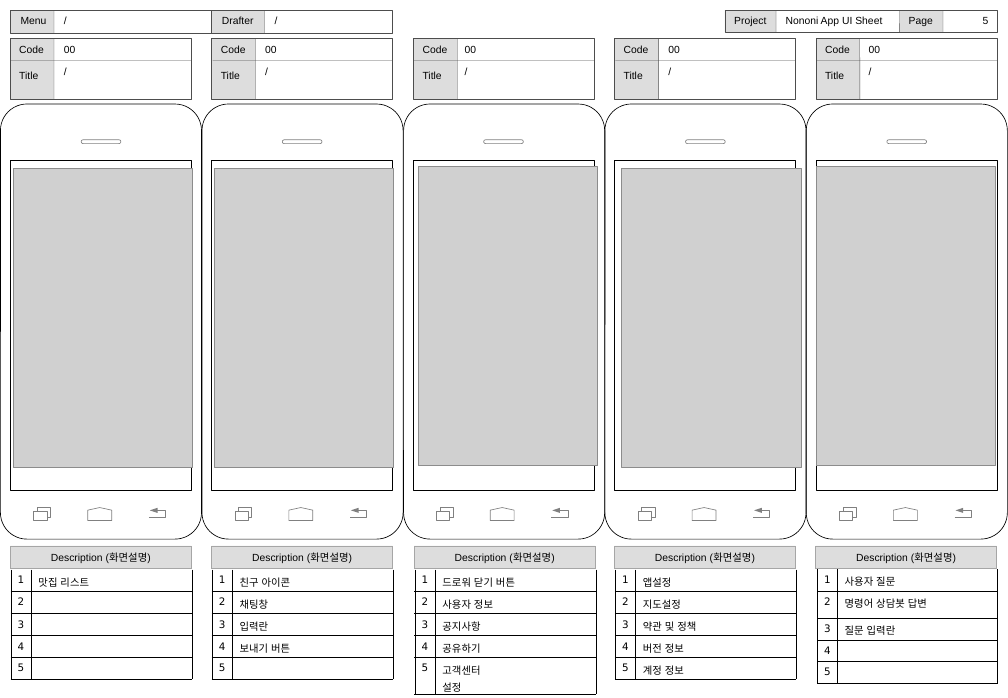
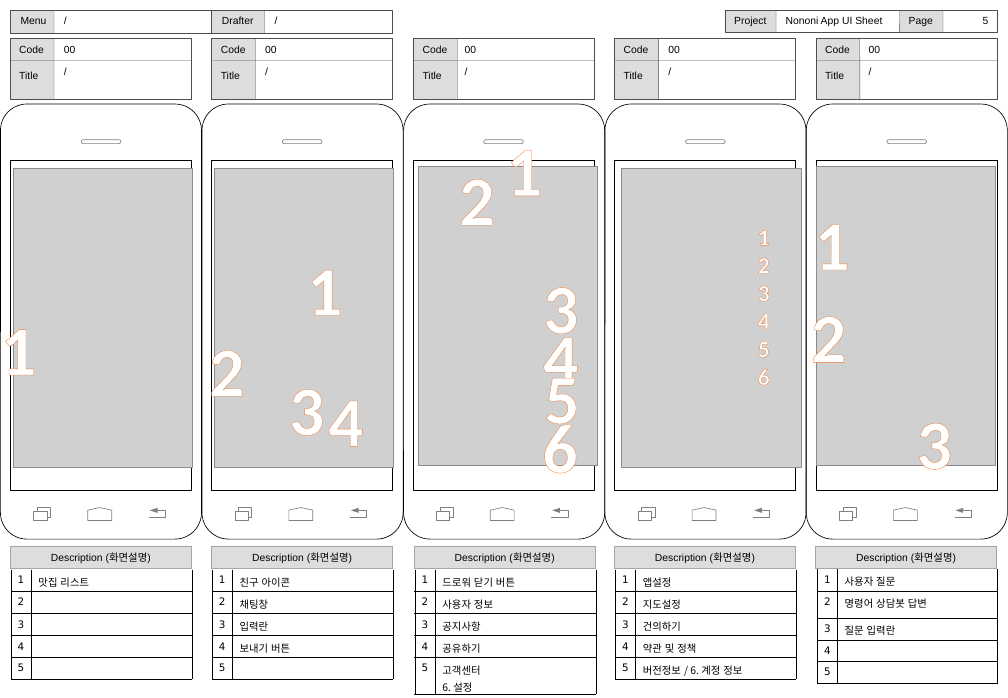
Before and after one commit to kayheypark/AlarmMap, a slide deck: slide 5 of Research/스토리보드/앱UI스토리보드.pptx. Drawn at 1008x698 pixels with LibreOffice and Linux fonts; fonts in the diff are those of the drawing; grey boxes stand for pictures. Boxes give left, top, right and bottom in pixels: in the first picture for what was removed or moved away, otherwise in the second. Text is boxed around its words. In the diff, an @@ line names an element or a change of style, - is before the commit and + after.

```diff
--- a/Research/스토리보드/앱UI스토리보드.pptx
+++ b/Research/스토리보드/앱UI스토리보드.pptx
@@ text added at <box>507,137,542,196</box>, 54 pt, text #FFFFFF, bold @@
+1
@@ text added at <box>459,179,494,226</box>, 54 pt, text #FFFFFF, bold @@
+2
@@ text added at <box>758,230,770,386</box>, 18 pt, text #FFFFFF, bold @@
+1
+2
+3
+4
+5
+6
@@ text added at <box>814,212,849,287</box>, 54 pt, text #FFFFFF, bold @@
+1
@@ text added at <box>307,270,342,316</box>, 54 pt, text #FFFFFF, bold @@
+1
@@ text added at <box>543,287,578,350</box>, 54 pt, text #FFFFFF, bold @@
+3
@@ text added at <box>758,286,770,302</box>, 54 pt, text #FFFFFF, bold @@
+3
@@ text added at <box>1,317,36,392</box>, 54 pt, text #FFFFFF, bold @@
+1
@@ text added at <box>543,325,578,400</box>, 54 pt, text #FFFFFF, bold @@
+4
@@ text added at <box>811,304,846,379</box>, 54 pt, text #FFFFFF, bold @@
+2
@@ text added at <box>209,338,244,413</box>, 54 pt, text #FFFFFF, bold @@
+2
@@ text added at <box>544,365,579,440</box>, 54 pt, text #FFFFFF, bold @@
+5
@@ text added at <box>542,414,577,474</box>, 54 pt, text #FFFFFF, bold @@
+6
@@ text added at <box>916,423,951,486</box>, 54 pt, text #FFFFFF, bold @@
+3
@@ table at <box>415,570,596,696</box> @@
-row 5, column 2: 고객센터 / 설정
+row 5, column 2: 고객센터 / 6. 설정
@@ table at <box>615,570,796,679</box> @@
-row 3, column 2: 약관 및 정책
+row 3, column 2: 건의하기
-row 4, column 2: 버전 정보
+row 4, column 2: 약관 및 정책
-row 5, column 2: 계정 정보
+row 5, column 2: 버전정보 / 6. 계정 정보
```
Also in this commit, not shown: 3 other slides changed, 2 other files.
